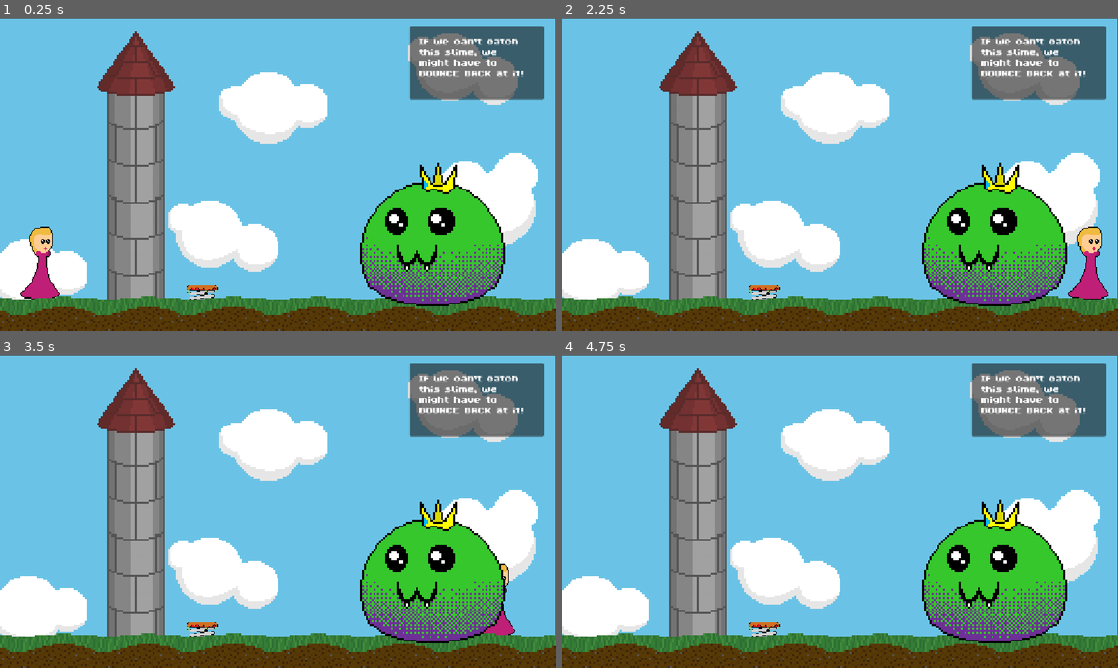
Above: before the commit, frames 1-4 (two rows, left to right).
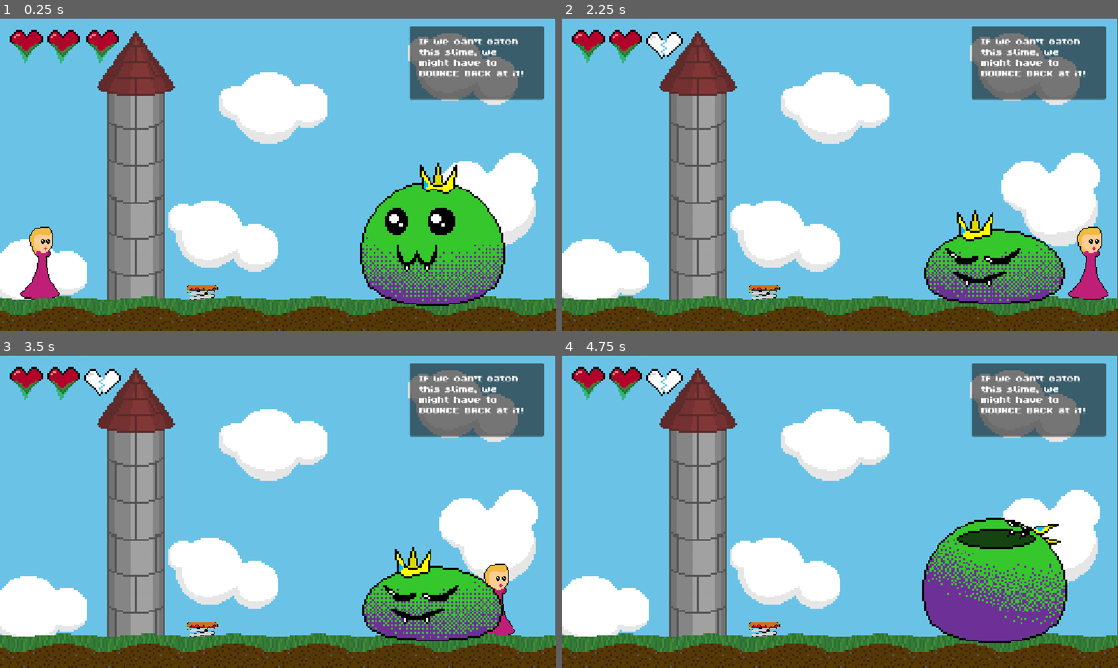
Above: after the commit, the same moments.

Repository: thewatermellonman/BounceBack
Game: Godot game, scene res://Boss.tscn
The game is run twice, just before and just after one commit, with the same random seed, the same clock (stepped at 60 frames per second) and the same inputs. This scene is started directly instead of the project's main scene.
Inputs:
- Up to frame 1 (0.25 s): no input
- Up to frame 2 (2.25 s): tap Enter at 0.5 s; hold Space (start) 0.53-1.28 s; hold Right (move_right) 0.53-2.03 s; tap Space (start) at 1.35 s; hold Left (move_left) from 2.03 s (still down); hold Space (start) from 2.03 s (still down)
- Up to frame 3 (3.5 s): release Left (move_left) at 2.78 s; release Space (start) at 2.78 s; hold Right (move_right) from 2.78 s (still down); tap Space (start) at 2.85 s
- Up to frame 4 (4.75 s): hold Space (start) 3.53-4.28 s; release Right (move_right) at 4.28 s; hold Left (move_left) from 4.28 s (still down); tap Space (start) at 4.35 s

The runs differ from the first frame. In frame 1, 1.0% of the frame differs, in the area x 1-22%, y 3-15%; in frame 2, 5.8%, in the area x 1-91%, y 3-92%; in frame 3, 5.8%; in frame 4, 5.4%.

Commit message:
GAME!!

Diff:
--- a/Boss.tscn
+++ b/Boss.tscn
@@ -10,6 +10,11 @@
 [ext_resource type="Texture2D" uid="uid://kjgs31cha1rr" path="res://Ground Top.png" id="8_4xbeb"]
 [ext_resource type="Texture2D" uid="uid://xsmw4nx5ri0m" path="res://Slime King Weak.png" id="9_6a0v0"]
 [ext_resource type="Script" uid="uid://7fp1wftar23h" path="res://boss.gd" id="10_8x4hd"]
+[ext_resource type="Script" uid="uid://cf2ypitqpps44" path="res://bosssprite.gd" id="11_4xbeb"]
+[ext_resource type="Texture2D" uid="uid://buq01q23ffwhu" path="res://Heart Full.png" id="11_ic80l"]
+[ext_resource type="Script" uid="uid://bhei1jgvpf0ec" path="res://three.gd" id="12_8io2r"]
+[ext_resource type="Script" uid="uid://yi1y5wninnh6" path="res://two.gd" id="13_mucav"]
+[ext_resource type="Script" uid="uid://cl0q7kbabux72" path="res://one.gd" id="14_4xbeb"]
 
 [sub_resource type="RectangleShape2D" id="RectangleShape2D_3uy2a"]
 size = Vector2(56, 166.625)
@@ -137,12 +142,36 @@
 [node name="Sprite2D" type="Sprite2D" parent="Stage 1/Boss" unique_id=178159876]
 position = Vector2(896, 493)
 texture = ExtResource("9_6a0v0")
+script = ExtResource("11_4xbeb")
 
 [node name="CollisionShape2D" type="CollisionShape2D" parent="Stage 1/Boss" unique_id=1929041087]
 position = Vector2(891, 474)
 shape = SubResource("CircleShape2D_afka0")
 
+[node name="Health" type="Area2D" parent="Stage 1" unique_id=715096777]
+
+[node name="three" type="Sprite2D" parent="Stage 1/Health" unique_id=976669259]
+position = Vector2(212, 59)
+texture = ExtResource("11_ic80l")
+script = ExtResource("12_8io2r")
+
+[node name="two" type="Sprite2D" parent="Stage 1/Health" unique_id=527583183]
+position = Vector2(131, 59)
+texture = ExtResource("11_ic80l")
+script = ExtResource("13_mucav")
+
+[node name="one" type="Sprite2D" parent="Stage 1/Health" unique_id=920647396]
+position = Vector2(55, 59)
+texture = ExtResource("11_ic80l")
+script = ExtResource("14_4xbeb")
+
+[connection signal="dead" from="Stage 1/Player" to="Stage 1/Boss/Sprite2D" method="_on_player_dead"]
+[connection signal="dead" from="Stage 1/Player" to="Stage 1/Health/one" method="_on_player_dead"]
+[connection signal="health_one" from="Stage 1/Player" to="Stage 1/Health/two" method="_on_player_health_one"]
+[connection signal="health_two" from="Stage 1/Player" to="Stage 1/Health/three" method="_on_player_health_two"]
 [connection signal="area_entered" from="Stage 1/Player/PickupArea" to="Stage 1/Player" method="_on_pickuparea_area_entered"]
 [connection signal="area_entered" from="Stage 1/Player/PickupArea" to="Stage 1/Player" method="_on_pickup_area_area_entered"]
 [connection signal="body_entered" from="Stage 1/Boss" to="Stage 1/Boss" method="_on_body_entered"]
 [connection signal="boss_hit" from="Stage 1/Boss" to="Stage 1/Player" method="_on_boss_hit"]
+[connection signal="chomp" from="Stage 1/Boss/Sprite2D" to="Stage 1/Player" method="_on_sprite_2d_chomp"]
+[connection signal="no_chomp" from="Stage 1/Boss/Sprite2D" to="Stage 1/Player" method="_on_sprite_2d_no_chomp"]
--- /dev/null
+++ b/LOST.tscn
@@ -0,0 +1,23 @@
+[gd_scene format=3 uid="uid://dac4y56eem31b"]
+
+[ext_resource type="Script" uid="uid://wo6feqayv8lf" path="res://lost.gd" id="1_6jhsg"]
+[ext_resource type="Texture2D" uid="uid://b3porcrhrvsak" path="res://End Screen Lost.png" id="2_6jhsg"]
+[ext_resource type="FontFile" uid="uid://c48l6ceu1k3tf" path="res://ByteBounce.ttf" id="3_2a04b"]
+
+[node name="Node2D" type="Node2D" unique_id=2079483329]
+script = ExtResource("1_6jhsg")
+
+[node name="Sprite2D" type="Sprite2D" parent="." unique_id=536149797]
+position = Vector2(576, 324)
+scale = Vector2(0.99999994, 0.99999994)
+texture = ExtResource("2_6jhsg")
+
+[node name="RichTextLabel3" type="RichTextLabel" parent="." unique_id=1495199083]
+offset_left = 757.0
+offset_top = 557.0
+offset_right = 1554.0
+offset_bottom = 996.0
+theme_override_colors/default_color = Color(0, 0, 0, 1)
+theme_override_fonts/normal_font = ExtResource("3_2a04b")
+theme_override_font_sizes/normal_font_size = 57
+text = "Space to cont."
--- /dev/null
+++ b/WIN.tscn
@@ -0,0 +1,10 @@
+[gd_scene format=3 uid="uid://bgjjm3af07uct"]
+
+[ext_resource type="Texture2D" uid="uid://dwxr52qg6ug83" path="res://End Screen Winner.png" id="1_w3do1"]
+
+[node name="Node2D" type="Node2D" unique_id=1101123481]
+
+[node name="Sprite2D" type="Sprite2D" parent="." unique_id=1299064677]
+position = Vector2(576.00006, 324)
+scale = Vector2(1.0000001, 0.99999994)
+texture = ExtResource("1_w3do1")
--- /dev/null
+++ b/bosssprite.gd
@@ -0,0 +1,42 @@
+extends Sprite2D
+
+var alive: int = 1
+
+@export var min_wait: float = 1.0
+@export var max_wait: float = 5.0
+
+const FIRST_TEXTURE = preload("res://Slime King Weak.png")
+const READY_TEXTURE = preload("res://Slime King Charge.png")
+const EAT_TEXTURE = preload("res://Slime King Nom Nom.png")
+const LAST_TEXTURE = preload("res://Slime King KO.png")
+
+signal chomp()
+signal no_chomp()
+
+func _ready() -> void:
+	random_sprite_loop()
+
+func swap_texture() -> void:
+	texture = FIRST_TEXTURE
+
+func random_sprite_loop() -> void:
+	while is_inside_tree() and alive == 1:
+		var delay = randf_range(min_wait, max_wait)
+		await get_tree().create_timer(delay).timeout
+		if alive != 1: break
+
+		texture = READY_TEXTURE
+		await get_tree().create_timer(2.0).timeout
+		if alive != 1: break
+
+		texture = EAT_TEXTURE
+		chomp.emit()
+		await get_tree().create_timer(4.0).timeout
+		if alive != 1: break
+
+		texture = FIRST_TEXTURE
+		no_chomp.emit()
+
+func _on_player_dead() -> void:
+	alive = 0
+	texture = LAST_TEXTURE
--- a/character_body_2d.gd
+++ b/character_body_2d.gd
@@ -20,6 +20,14 @@
 	velocity.x = lerp(velocity.x,0.0,delta *5)
 
 	move_and_slide()
+
+var chompp = 0
+
+func _on_sprite_2d_chomp() -> void:
+	chompp = 1
+
+func _on_sprite_2d_no_chomp() -> void:
+	chompp = 0
 
 func _on_pickuparea_area_entered(area):
 	if area.is_in_group("slime"):
@@ -62,11 +70,17 @@
 signal dead()
 
 func _on_boss_hit():
-	health -= 1
-	print(health)
-	if health == 2:
-		health_two.emit()
-	elif health == 1:
-		health_one.emit()
-	elif health == 0:
-		dead.emit()
+	if chompp == 0:
+		health -= 1
+		print(health)
+		Globalvars.stage = 5
+		if health == 2:
+			health_two.emit()
+		elif health == 1:
+			health_one.emit()
+		elif health == 0:
+			dead.emit()
+			await get_tree().create_timer(2).timeout
+			get_tree().change_scene_to_file("res://WIN.tscn")
+	elif chompp == 1:
+		get_tree().change_scene_to_file("res://LOST.tscn")
--- /dev/null
+++ b/lost.gd
@@ -0,0 +1,5 @@
+extends Node2D
+
+func _unhandled_input(event: InputEvent) -> void:
+	if Input.is_action_pressed("start") and Globalvars.stage == 5:
+		get_tree().change_scene_to_file("res://Boss.tscn")
--- /dev/null
+++ b/one.gd
@@ -0,0 +1,10 @@
+extends Sprite2D
+
+const FIRST_TEXTURE = preload("res://Heart Full.png")
+const LAST_TEXTURE = preload("res://Heart Empty.png")
+
+func swap_texture():
+	texture = FIRST_TEXTURE
+
+func _on_player_dead() -> void:
+	texture = LAST_TEXTURE
--- /dev/null
+++ b/three.gd
@@ -0,0 +1,10 @@
+extends Sprite2D
+
+const FIRST_TEXTURE = preload("res://Heart Full.png")
+const LAST_TEXTURE = preload("res://Heart Empty.png")
+
+func swap_texture():
+	texture = FIRST_TEXTURE
+
+func _on_player_health_two() -> void:
+	texture = LAST_TEXTURE
--- /dev/null
+++ b/two.gd
@@ -0,0 +1,10 @@
+extends Sprite2D
+
+const FIRST_TEXTURE = preload("res://Heart Full.png")
+const LAST_TEXTURE = preload("res://Heart Empty.png")
+
+func swap_texture():
+	texture = FIRST_TEXTURE
+
+func _on_player_health_one() -> void:
+	texture = LAST_TEXTURE
Not shown, added: Crown.png.import
Not shown, added: End Screen Lost.png.import
Not shown, added: End Screen Winner.png.import
Not shown, added: Heart Empty.png.import
Not shown, added: Heart Full.png.import
Not shown, added: Slime King Charge.png.import
Not shown, added: Slime King KO.png.import
Not shown, added: Slime King Nom Nom.png.import
Not shown, added: bosssprite.gd.uid
Not shown, added: lost.gd.uid
Not shown, added: one.gd.uid
Not shown, added: three.gd.uid
(and 1 more such lines)
